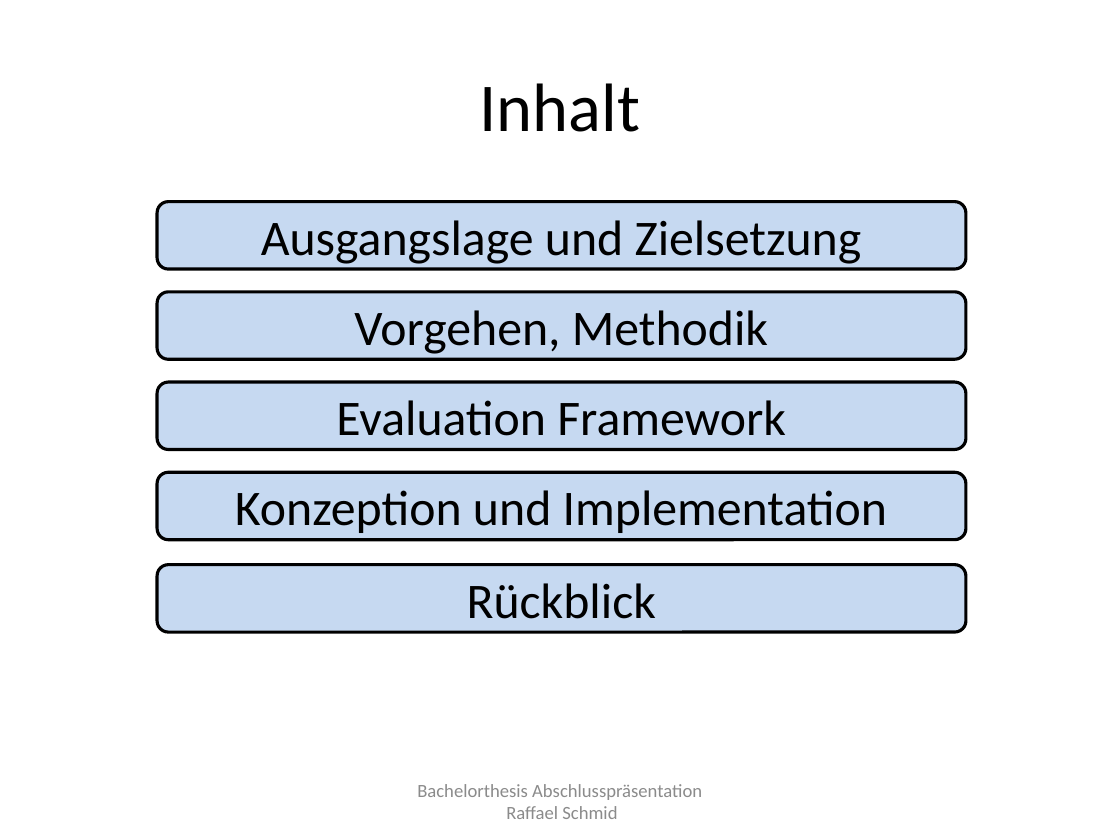
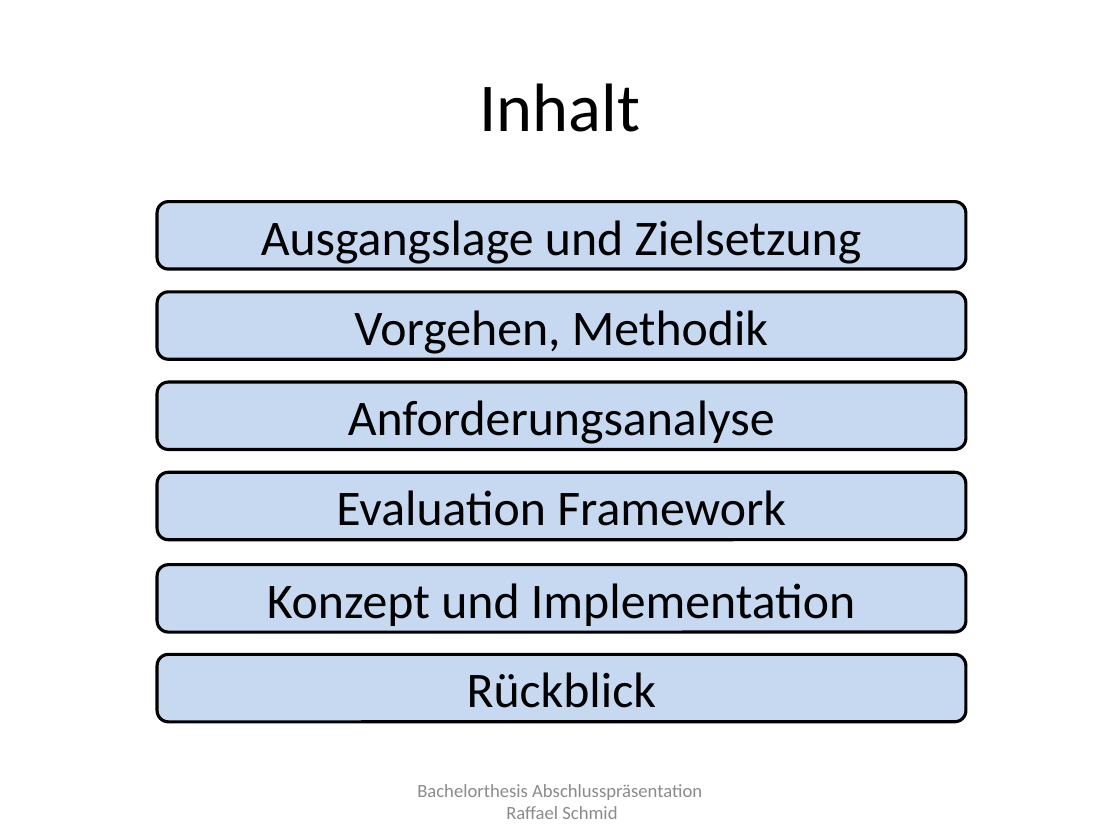
Before and after one commit to raffaelschmid/bachelorthesis, a slide deck: slide 2 of Dokumentation/Abschlusspraesentation/rschmid_bachelorthesis_abschlusspraesentation.pptx. Drawn at 1120x840 pixels with LibreOffice and Linux fonts; fonts in the diff are those of the drawing. Boxes give left, top, right and bottom in pixels: in the first picture for what was removed or moved away, otherwise in the second. Text is boxed around its words. In the diff, an @@ line names an element or a change of style, - is before the commit and + after.

```diff
--- a/Dokumentation/Abschlusspraesentation/rschmid_bachelorthesis_abschlusspraesentation.pptx
+++ b/Dokumentation/Abschlusspraesentation/rschmid_bachelorthesis_abschlusspraesentation.pptx
@@ rounded rectangle added at bbox=[157, 382, 965, 449], fill #C6D9F1, outline #000000 2 pt, 32 pt, text #000000 @@
+Anforderungsanalyse
@@ 3 rounded rectangles: place and size @@
-3 rounded rectangles at bbox=[157, 382, 965, 632]
+3 rounded rectangles at bbox=[157, 473, 965, 721]
@@ text in rounded rectangle at bbox=[267, 583, 855, 626]: text changed @@
-Konzeption und Implementation
+Konzept und Implementation
```
Also in this commit, not shown: 4 other slides changed, 1 slide added, 1 slide removed.
